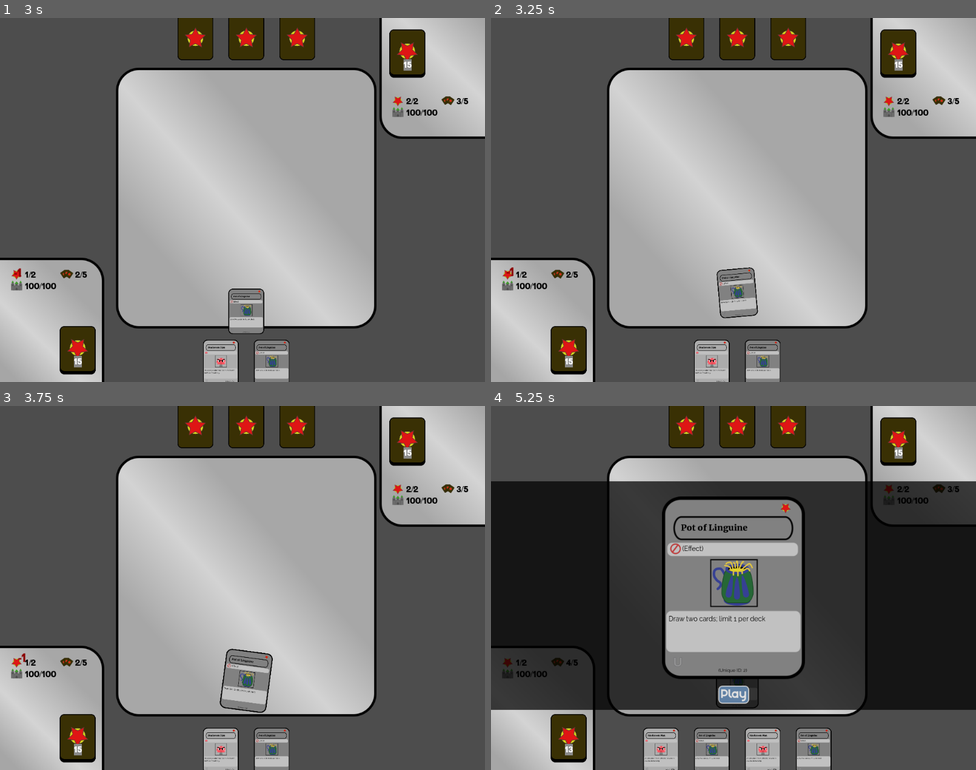
Above: before the commit, frames 1-4 (two rows, left to right).
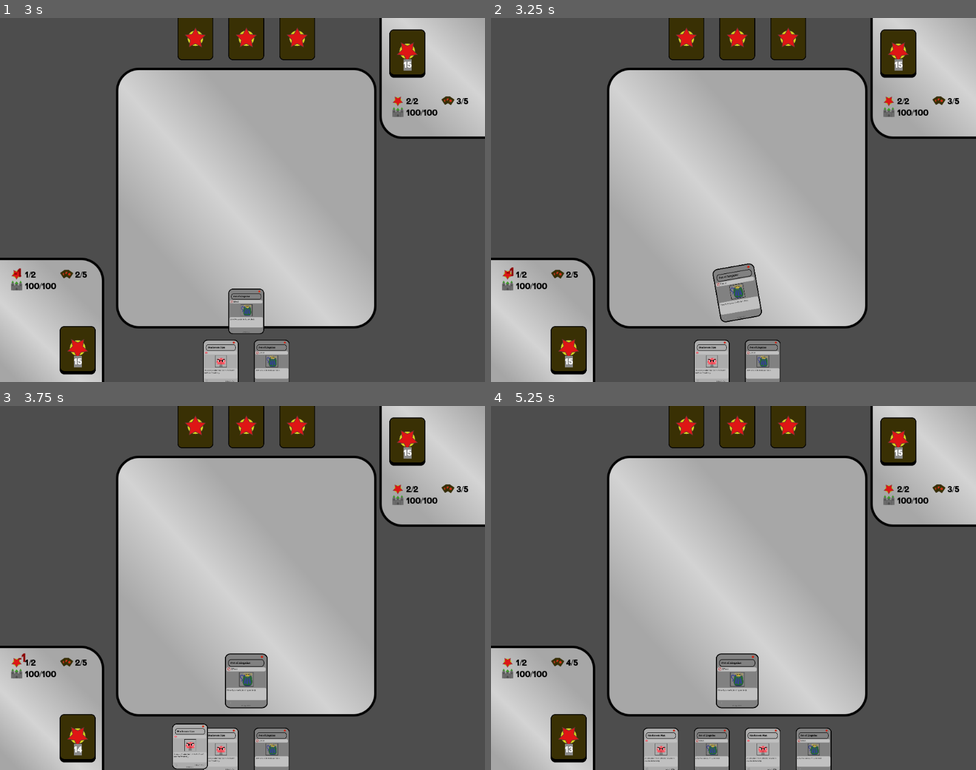
Above: after the commit, the same moments.

Repository: Mercerenies/evilcon-2024
Game: Godot game, scene res://debug/debug_room.tscn
Same seed, same stepped clock (60 frames per second), same inputs: the game is played once before the commit and once after it.
Inputs (mouse positions are in pixels of both pictures, inside the frame that each line leads up to):
- Up to frame 1 (3 s): move the mouse to (247, 363) at 0.52 s; click (247, 363) at 0.67 s; click (247, 363) at 1.42 s; tap Enter at 2 s; move the mouse to (295, 363) at 2.02 s; click (295, 363) at 2.17 s; click "Play" at 2.75 s
- Up to frame 2 (3.25 s): no input
- Up to frame 3 (3.75 s): move the mouse to (271, 751) at 3.52 s; click (271, 751) at 3.67 s
- Up to frame 4 (5.25 s): move the mouse to (738, 682) at 4.27 s; click (738, 682) at 4.42 s; tap Space at 5 s; move the mouse to (714, 751) at 5.02 s; click (714, 751) at 5.17 s

Frame 1 is identical in both runs. In frame 2, 0.6% of the frame differs, in the area x 45-56%, y 67-84%; in frame 3, 1.6%; in frame 4, 58%, in the area x 0-100%, y 20-84%.

Commit message:
adjust animation time

Diff:
--- a/card_game/playing_card/playing_card_display/playing_card_display.tscn
+++ b/card_game/playing_card/playing_card_display/playing_card_display.tscn
@@ -9,6 +9,7 @@
 
 [sub_resource type="Animation" id="Animation_1c8rq"]
 resource_name = "HighlightAnimation"
+length = 0.5
 tracks/0/type = "value"
 tracks/0/imported = false
 tracks/0/enabled = true
@@ -16,10 +17,10 @@
 tracks/0/interp = 1
 tracks/0/loop_wrap = true
 tracks/0/keys = {
-"times": PackedFloat32Array(0, 0.5, 1),
+"times": PackedFloat32Array(0, 0.25, 0.5),
 "transitions": PackedFloat32Array(0.366022, 2.2974, 1),
 "update": 0,
-"values": [Vector2(1, 1), Vector2(1.1, 1.1), Vector2(1, 1)]
+"values": [Vector2(1, 1), Vector2(1.2, 1.2), Vector2(1, 1)]
 }
 tracks/1/type = "value"
 tracks/1/imported = false
@@ -28,7 +29,7 @@
 tracks/1/interp = 1
 tracks/1/loop_wrap = true
 tracks/1/keys = {
-"times": PackedFloat32Array(0, 0.3, 0.7, 1),
+"times": PackedFloat32Array(0, 0.15, 0.35, 0.5),
 "transitions": PackedFloat32Array(1, 1, 1, 1),
 "update": 0,
 "values": [0.0, -0.174533, 0.174533, 0.0]
